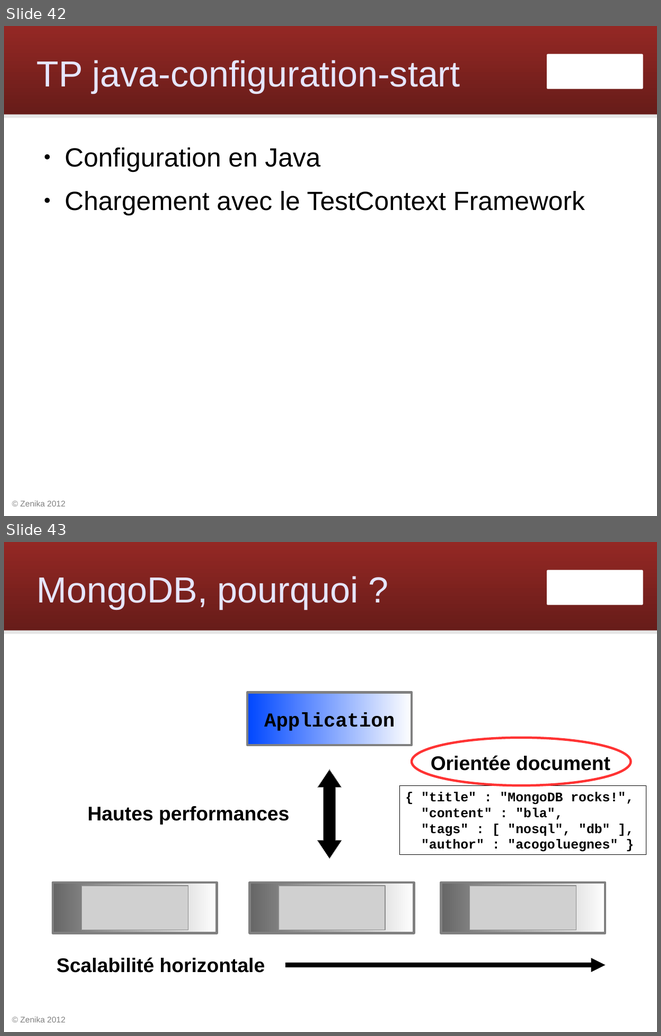
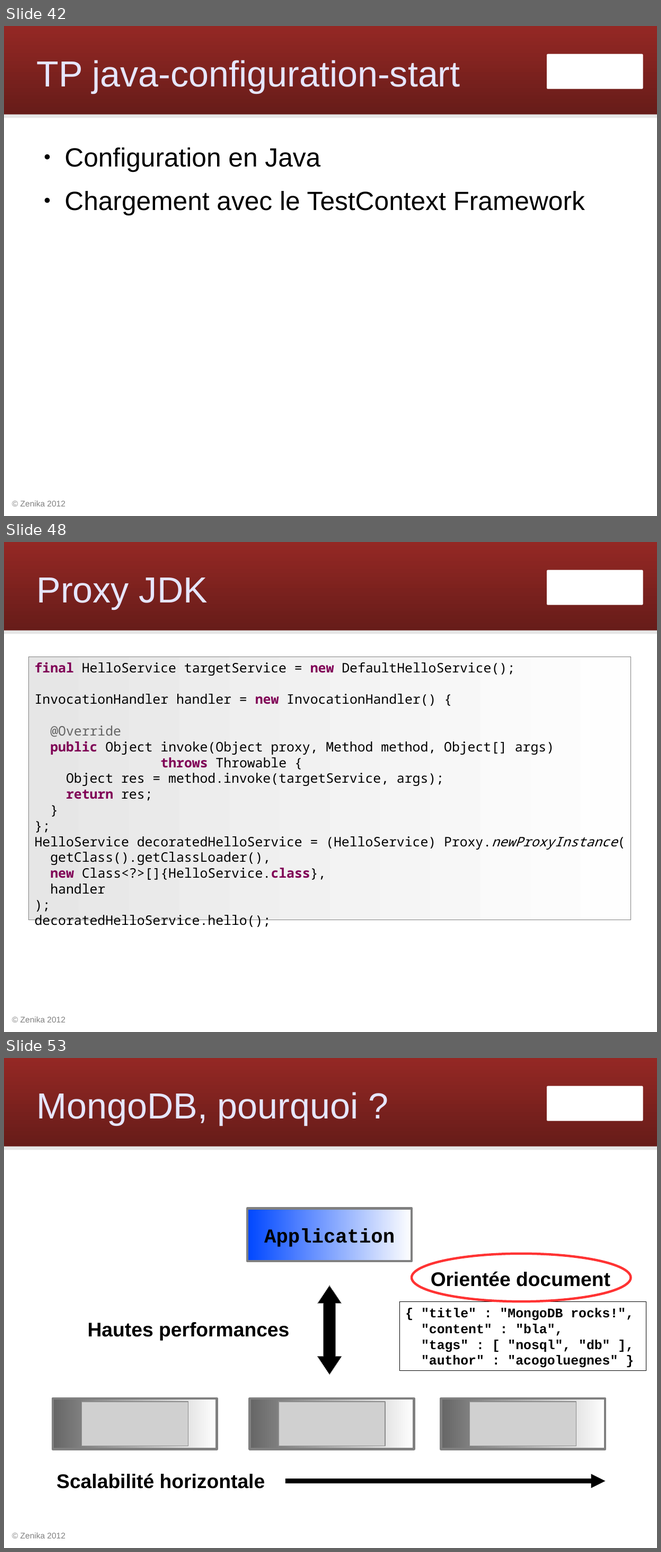
Before and after one commit to Zenika/workshop-spring-core, a slide deck: spring-workshop.odp. Shown one above the other, each under a label of ours: slides 42 and 43 before the commit, slides 42, 48 and 53 after it; the slides between them are not shown. The pictures are 661x1036 and 661x1552 pixels, drawn with LibreOffice and Linux fonts; fonts in the diff are those of the drawing; grey boxes stand for pictures; background and template pictures are left out. Boxes give left, top, right and bottom in pixels: in the first picture for what was removed or moved away, otherwise in the second. Text is boxed around its words. In the diff, an @@ line names an element or a change of style, - is before the commit and + after.

```diff
--- a/spring-workshop.odp
+++ b/spring-workshop.odp
@@ slide 48 added at [4, 542, 657, 1032], background #FFFFFF; not listed: 4 template elements that a slide beside it also shows @@
@@ title added at [37, 578, 208, 609], 44 pt, text #E6E6FF @@
+Proxy JDK
@@ rectangle added at [29, 656, 631, 919], fill gradient #E6E6E6 to #FEFEFE, outline #808080 0 pt, 16 pt, text #000000 @@
+final HelloService targetService = new DefaultHelloService();
+InvocationHandler handler = new InvocationHandler() {
+@Override
+public Object invoke(Object proxy, Method method, Object[] args)
+throws Throwable {
+Object res = method.invoke(targetService, args);
+return res;
+}
+};
+HelloService decoratedHelloService = (HelloService) Proxy.newProxyInstance(
+getClass().getClassLoader(),
+new Class<?>[]{HelloService.class},
+handler
+);
+decoratedHelloService.hello();
@@ what was slide 43 is now slide 53 @@
```
Also in this commit, not shown: 9 other slides added.
